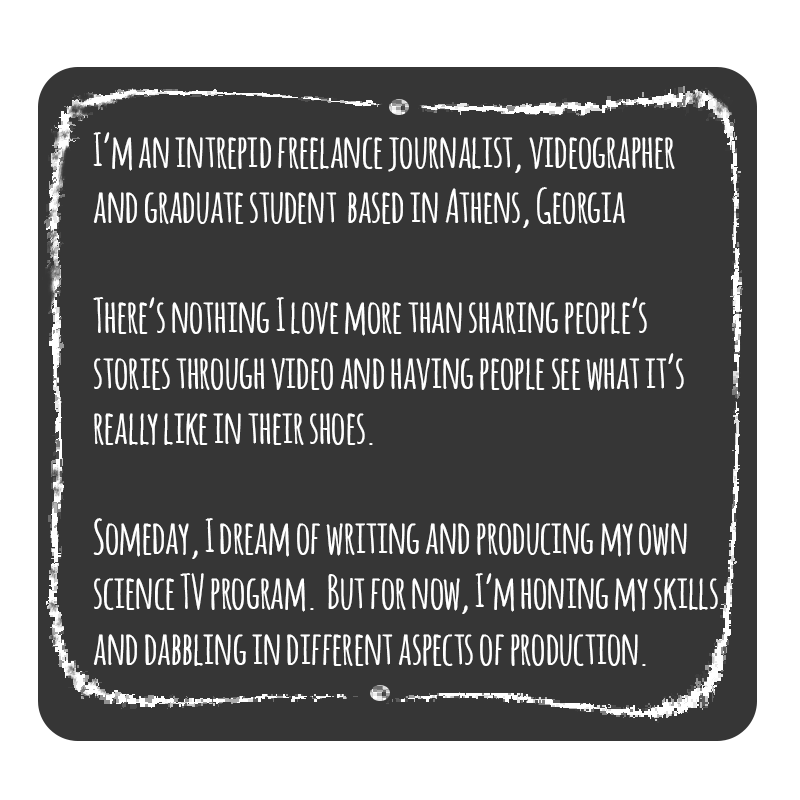
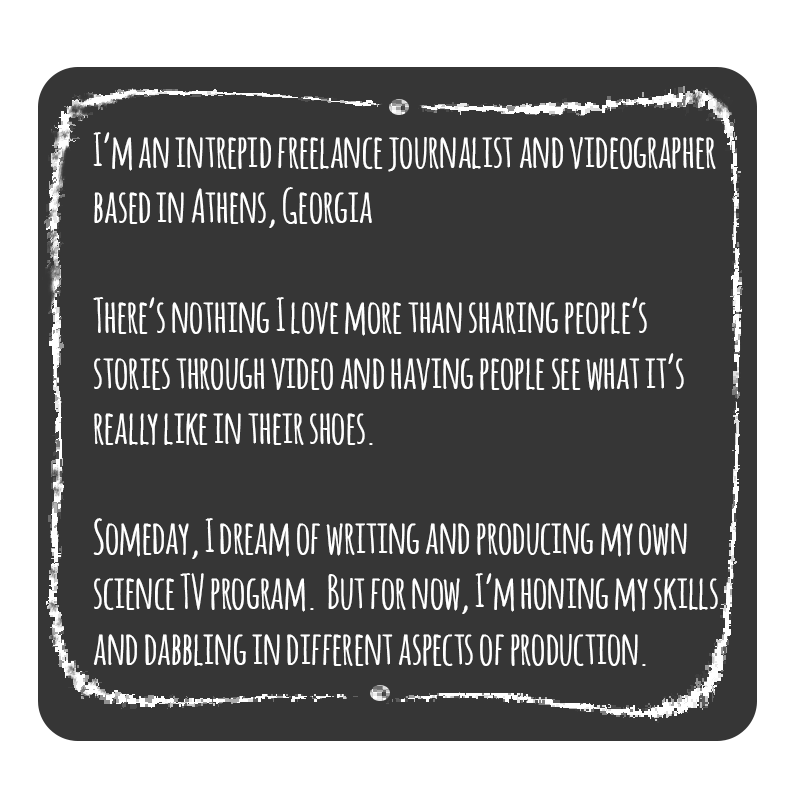
Layers edited between the first and the second 800px x 800px image:
added group "Group 3" with 1 layers over [93, 137, 716, 228]
renamed "I’m an intrepid freelance journalist, videographer and graduat" to "I’m an intrepid freelance journalist and videographer based", moved it into group "Group 3", painted on it over [93, 137, 716, 228]
